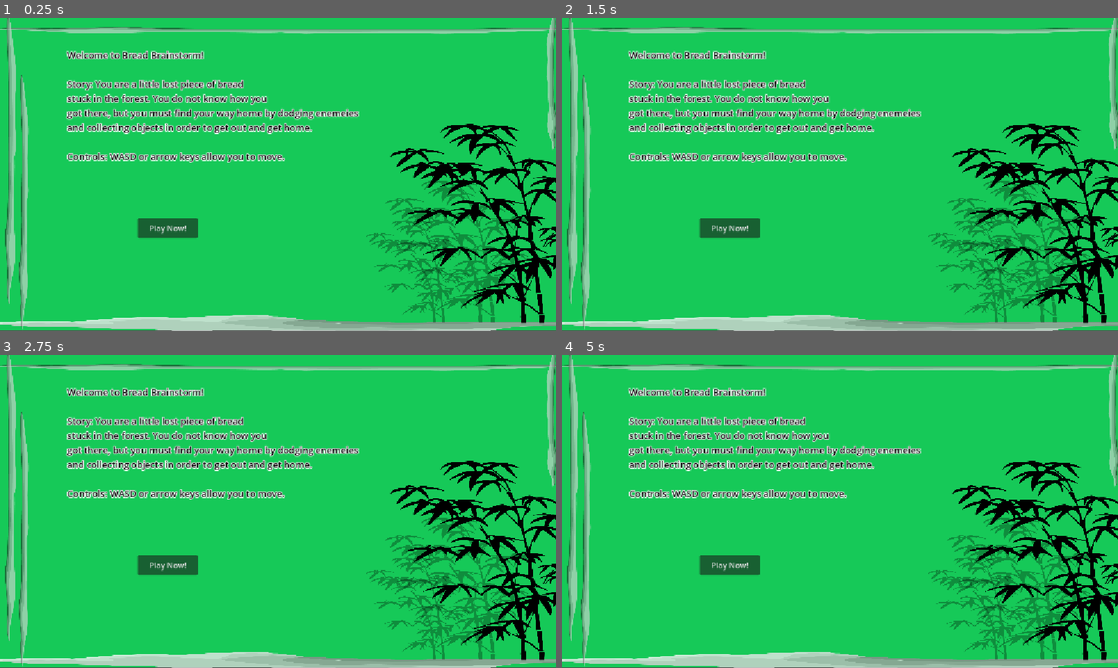
Above: before the commit, frames 1-4 (two rows, left to right).
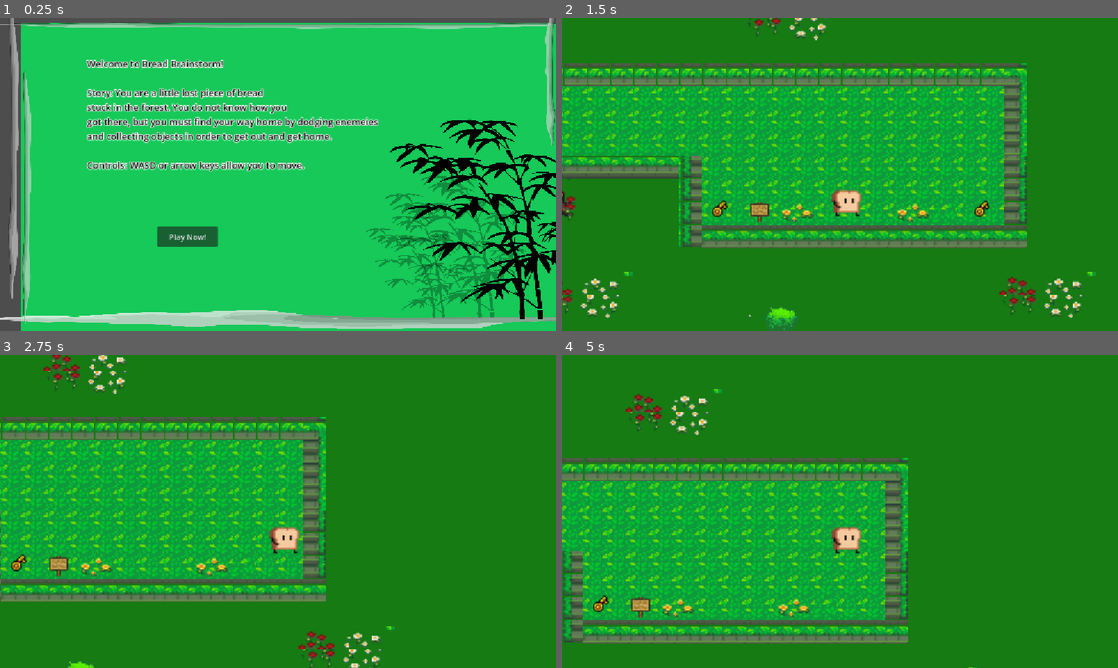
Above: after the commit, the same moments.

Repository: MauraB27/Brositz_P4
Game: Godot game, scene res://intro_scene.tscn
Two runs of this game, one before a commit and one after it. Both use one fixed random seed, a clock stepped at 60 frames per second and the inputs below.
Inputs (mouse positions are in pixels of both pictures, inside the frame that each line leads up to):
- Up to frame 1 (0.25 s): no input
- Up to frame 2 (1.5 s): click "Play Now!" at 0.5 s; click (728, 227) at 1.25 s, where only the run before the commit has a clickable "Play Now!"
- Up to frame 3 (2.75 s): tap Enter at 2 s; hold Right (right) from 2.03 s (still down); tap Up (jump) at 2.27 s
- Up to frame 4 (5 s): tap Space at 2.75 s; tap Up (jump) at 3.02, 4.52 s; tap Enter at 3.5 s; release Right (right) at 3.53 s; hold Left (left) 3.53-4.28 s; hold Right (right) from 4.28 s (still down)

The runs differ from the first frame. In frame 1, 31% of the frame differs, in the area x 0-100%, y 0-100%; in frame 2, 100%; in frame 3, 100%; in frame 4, 100%.

Commit message:
fix intro scene button and add second mouse

Diff:
--- a/p-4/Levels/level3.tscn
+++ b/p-4/Levels/level3.tscn
@@ -625,7 +625,13 @@
 point_count = 11
 
 [sub_resource type="CircleShape2D" id="CircleShape2D_qqkb1"]
-radius = 15.441098
+radius = 21.510729
+
+[sub_resource type="Curve2D" id="Curve2D_0ywmm"]
+_data = {
+"points": PackedVector2Array(0, 0, 0, 0, -1167.0906, 1708.7236, 0, 0, 0, 0, -1109.7854, 1861.1375, 0, 0, 0, 0, -1076.6936, 1949.151, 0, 0, 0, 0, -1025.9822, 2009.7937, 0, 0, 0, 0, -1036.8896, 1974.597, 0, 0, 0, 0, -1051.0256, 1930.8137, 0, 0, 0, 0, -1070.8114, 1872.0038, 0, 0, 0, 0, -1083.7024, 1850.09, 0, 0, 0, 0, -1100.6292, 1817.4429, 0, 0, 0, 0, -1112.7358, 1785.2427, 0, 0, 0, 0, -1140.2006, 1699.8228)
+}
+point_count = 11
 
 [node name="Level3" type="Node2D" unique_id=1365011763]
 
@@ -769,8 +775,43 @@
 scale = Vector2(0.9999989, 0.99999917)
 shape = SubResource("CircleShape2D_qqkb1")
 
+[node name="Path2D2" type="Path2D" parent="." unique_id=1190983451]
+position = Vector2(-161.99995, -888)
+rotation = -1.1938555
+scale = Vector2(0.46240568, 0.4331395)
+skew = 0.005525112
+curve = SubResource("Curve2D_0ywmm")
+
+[node name="PathFollow2D" type="PathFollow2D" parent="Path2D2" unique_id=1697128894]
+position = Vector2(-1155.225, 1740.2827)
+rotation = 1.2111632
+progress = 33.725536
+script = ExtResource("8_0ywmm")
+
+[node name="Mouse2" type="Area2D" parent="Path2D2/PathFollow2D" unique_id=1522879329]
+light_mask = 8
+visibility_layer = 2
+collision_layer = 8
+collision_mask = 2
+script = ExtResource("9_k0lmg")
+
+[node name="Sprite2D" type="Sprite2D" parent="Path2D2/PathFollow2D/Mouse2" unique_id=1242566655]
+position = Vector2(-6.768138, -0.01644516)
+rotation = 0.04563737
+scale = Vector2(2.774937, 2.3199883)
+texture = ExtResource("10_ls4d1")
+region_enabled = true
+region_rect = Rect2(56, 97, 16, 14)
+
+[node name="CollisionShape2D" type="CollisionShape2D" parent="Path2D2/PathFollow2D/Mouse2" unique_id=420853741]
+position = Vector2(-3.1905556, 0.20642602)
+rotation = -1.1387726
+scale = Vector2(0.9999989, 0.99999917)
+shape = SubResource("CircleShape2D_qqkb1")
+
 [connection signal="body_entered" from="sesame1" to="sesame1" method="_on_body_entered"]
 [connection signal="body_entered" from="sesame2" to="sesame2" method="_on_body_entered"]
 [connection signal="body_entered" from="ShopOwner" to="ShopOwner" method="_on_body_entered"]
 [connection signal="body_exited" from="ShopOwner" to="ShopOwner" method="_on_body_exited"]
 [connection signal="body_entered" from="Path2D/PathFollow2D/Mouse1" to="Path2D/PathFollow2D/Mouse1" method="_on_body_entered"]
+[connection signal="body_entered" from="Path2D2/PathFollow2D/Mouse2" to="Path2D2/PathFollow2D/Mouse2" method="_on_body_entered"]
--- a/p-4/intro_scene.tscn
+++ b/p-4/intro_scene.tscn
@@ -15,11 +15,16 @@
 anchors_preset = 15
 anchor_right = 1.0
 anchor_bottom = 1.0
+offset_left = 41.0
+offset_top = 18.0
+offset_right = 41.0
+offset_bottom = 18.0
 grow_horizontal = 2
 grow_vertical = 2
 metadata/_edit_horizontal_guides_ = [-58.0]
 
 [node name="Button" type="Button" parent="." unique_id=947077732]
+z_index = 5
 layout_mode = 0
 offset_left = 285.0
 offset_top = 414.0
@@ -45,17 +50,18 @@
 label_settings = SubResource("LabelSettings_fqpck")
 
 [node name="ColorRect" type="ColorRect" parent="." unique_id=1124859773]
-z_index = -2
+z_index = -1
 layout_mode = 0
-offset_left = -5.0
-offset_top = -16.0
-offset_right = 1185.0
-offset_bottom = 645.0
+offset_left = 2.0
+offset_top = -7.0
+offset_right = 1114.0
+offset_bottom = 633.0
+mouse_filter = 2
 color = Color(0.08690001, 0.79, 0.34470326, 1)
 
 [node name="Sprite2D" type="Sprite2D" parent="." unique_id=1489859052]
-position = Vector2(594.5, 322)
-scale = Vector2(0.39983073, 0.21613996)
+position = Vector2(555, 293.99994)
+scale = Vector2(0.39672688, 0.21613996)
 texture = ExtResource("2_x3ncd")
 
 [connection signal="pressed" from="Button" to="Button" method="_on_pressed"]
